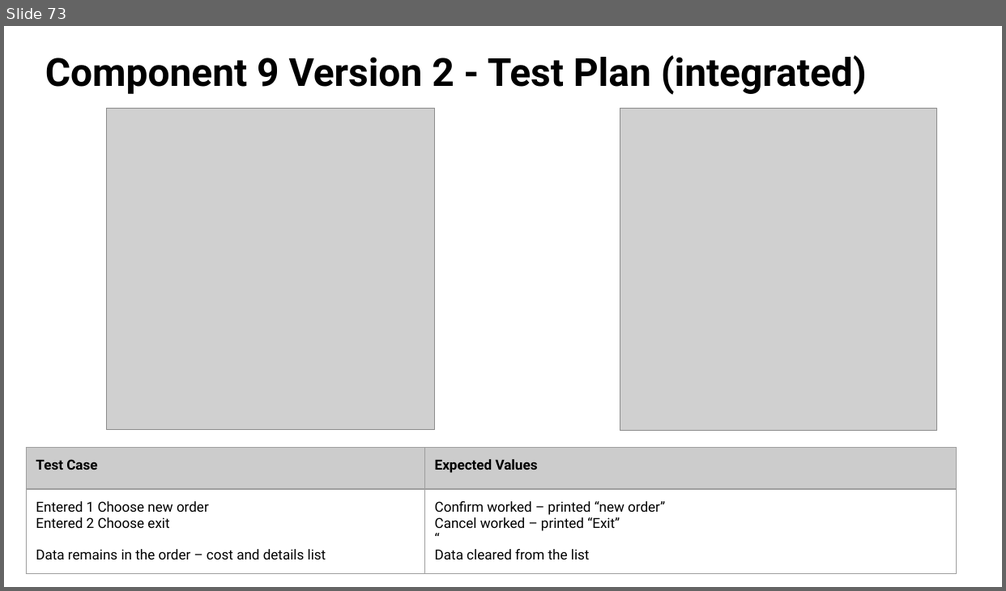
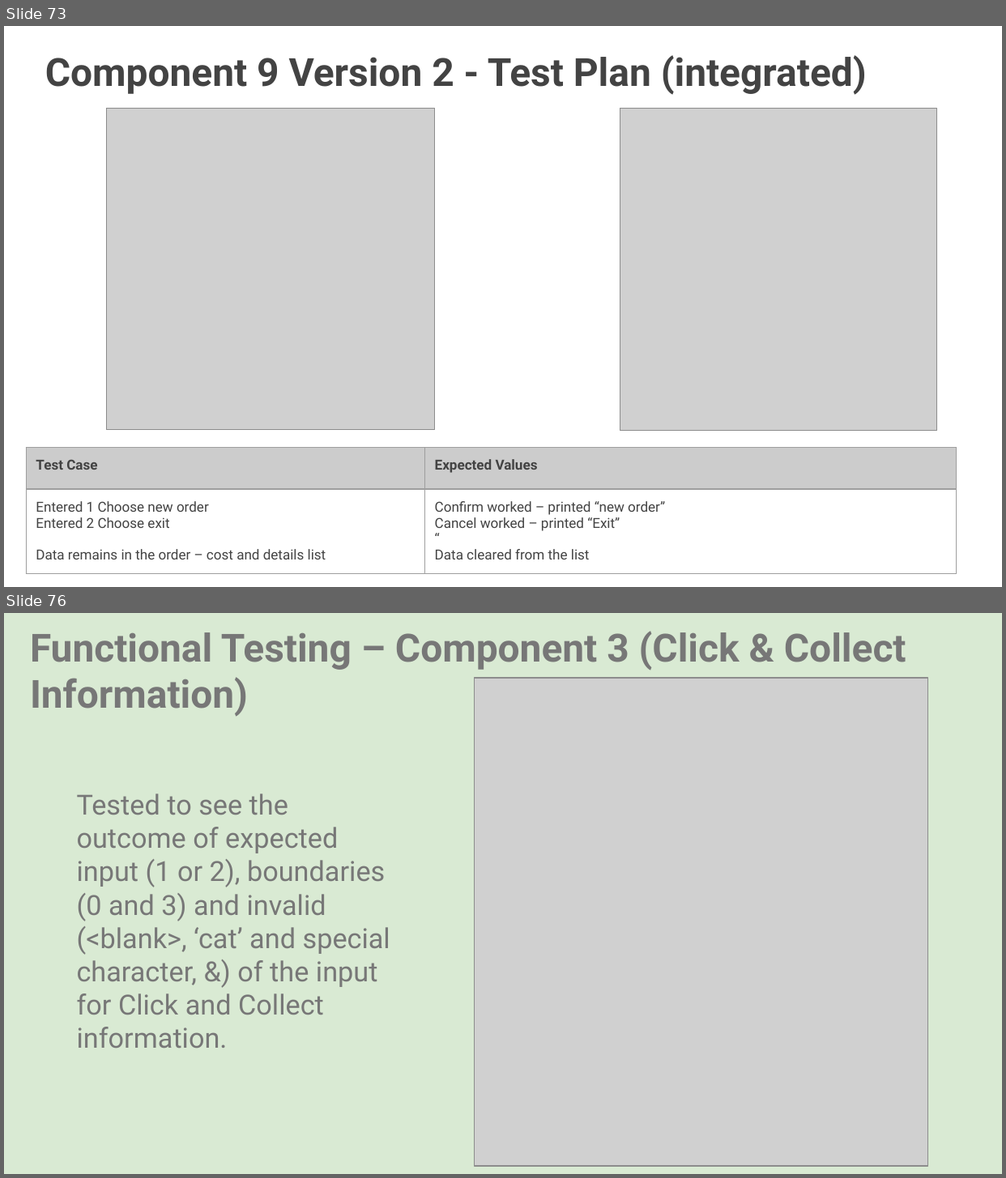
Before and after one commit to danettp/ds_nuts_bot, a slide deck: Danett Pepito - 000_91896 _ 91897 Documentation - 2150400 (Git).pptx. Shown one above the other, each under a label of ours: slide 73 before the commit, slides 73 and 76 after it; the slides between them are not shown. The pictures are 1006x591 and 1006x1178 pixels, drawn with LibreOffice and Linux fonts; fonts in the diff are those of the drawing; grey boxes stand for pictures; background and template pictures are left out. Boxes give left, top, right and bottom in pixels: in the first picture for what was removed or moved away, otherwise in the second. Text is boxed around its words. In the diff, an @@ line names an element or a change of style, - is before the commit and + after.

```diff
--- a/Danett Pepito - 000_91896 _ 91897 Documentation - 2150400 (Git).pptx
+++ b/Danett Pepito - 000_91896 _ 91897 Documentation - 2150400 (Git).pptx
@@ slide 76 added at <box>4,613,1002,1174</box>, background picture (left out) @@
@@ title added at <box>30,631,906,717</box>, 28 pt, text #777777, bold @@
+Functional Testing – Component 3 (Click & Collect Information)
@@ picture added at <box>474,678,928,1166</box> @@
@@ text added at <box>77,794,390,1048</box>, 20 pt, text #777777 @@
+Tested to see the outcome of expected input (1 or 2), boundaries (0 and 3) and invalid (<blank>, ‘cat’ and special character, &) of the input for Click and Collect information.
@@ slide 73 changed as well @@
@@ title "Component 9 Version 2 - ..." at <box>45,55,867,95</box>: text colour #000000 to #434343 @@
@@ table at <box>26,448,956,576</box> @@
@@ text colour #000000 to #434343 @@
```
Also in this commit, not shown: 71 other slides changed, 14 other slides added, 3 slides removed, 3 other files.
